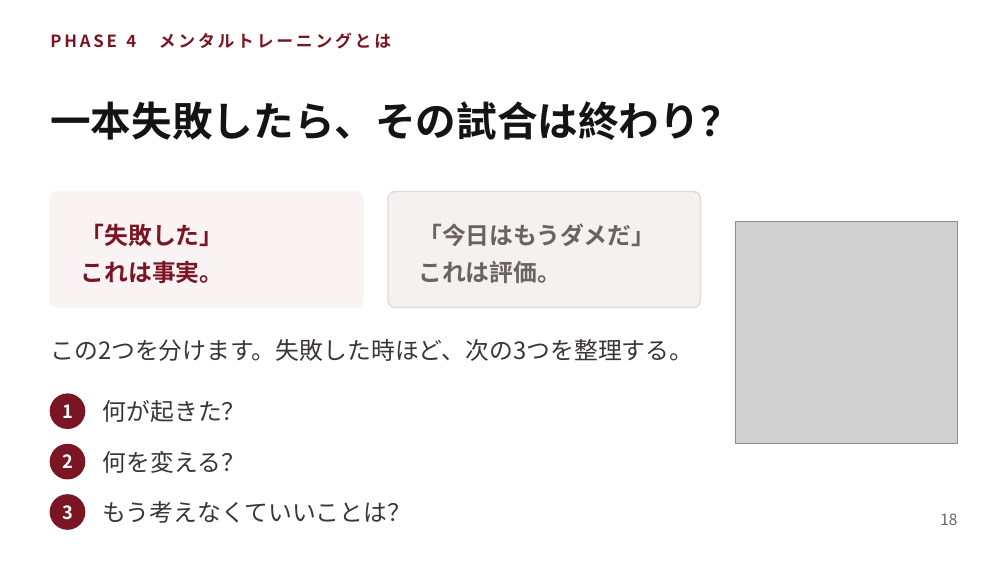
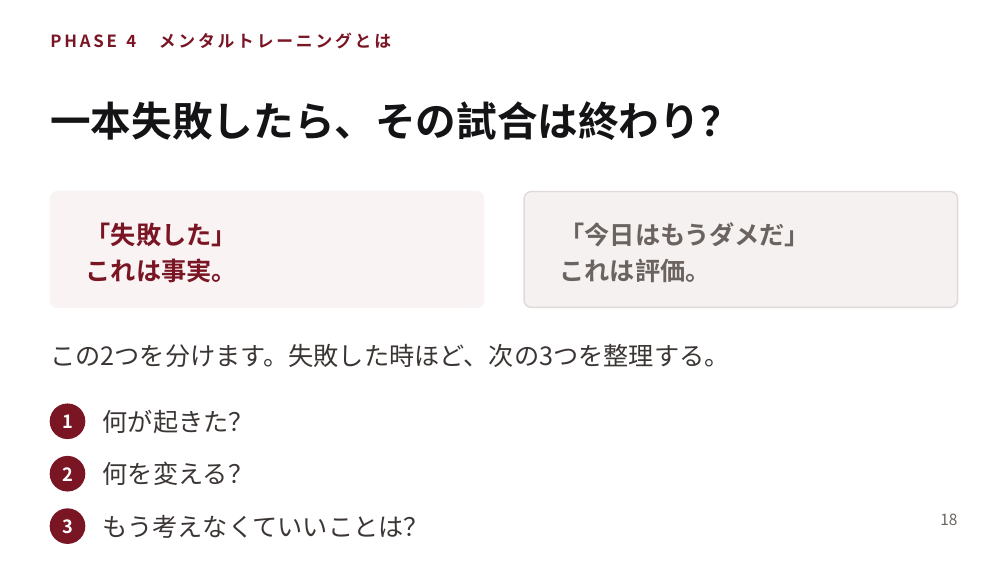
Before and after one commit to shiori0823/shiorin-trainer, a slide deck: slide 18 of deck/consultation-deck.pptx. Drawn at 1008x567 pixels with LibreOffice and Linux fonts; fonts in the diff are those of the drawing; grey boxes stand for pictures. Boxes give left, top, right and bottom in pixels: in the first picture for what was removed or moved away, otherwise in the second. Text is boxed around its words. In the diff, an @@ line names an element or a change of style, - is before the commit and + after.

```diff
--- a/deck/consultation-deck.pptx
+++ b/deck/consultation-deck.pptx
@@ rounded rectangle: place and size @@
-rounded rectangle at [50, 192, 363, 307]
+rounded rectangle at [50, 192, 484, 307]
@@ rounded rectangle: place and size @@
-rounded rectangle at [388, 192, 701, 307]
+rounded rectangle at [524, 192, 958, 307]
@@ size 17 to 18 pt in 6 elements at [86, 222, 237, 283], [50, 343, 729, 367], [103, 410, 254, 433], [103, 461, 253, 485], [103, 515, 429, 538], [559, 222, 809, 282] @@
@@ text "「今日はもうダメだ」": place and size @@
-text "「今日はもうダメだ」" at [418, 223, 655, 283]
+text "「今日はもうダメだ」" at [559, 222, 809, 282]
@@ picture removed at [736, 222, 958, 444] @@
@@ text "何が起きた？": place and size @@
-text "何が起きた？" at [103, 400, 246, 422]
+text "何が起きた？" at [103, 410, 254, 433]
@@ 2 texts, 2 ellipses: place and size @@
-2 texts, 2 ellipses at [50, 394, 85, 479]
+2 texts, 2 ellipses at [50, 404, 85, 491]
@@ text "何を変える？": place and size @@
-text "何を変える？" at [103, 451, 245, 473]
+text "何を変える？" at [103, 461, 253, 485]
@@ text "3": place and size @@
-text "3" at [62, 505, 73, 520]
+text "3" at [62, 519, 73, 534]
@@ ellipse: place and size @@
-ellipse at [50, 495, 85, 529]
+ellipse at [50, 509, 85, 543]
@@ text "もう考えなくていいことは？": place and size @@
-text "もう考えなくていいことは？" at [103, 501, 411, 523]
+text "もう考えなくていいことは？" at [103, 515, 429, 538]
```
Also in this commit, not shown: 22 other slides changed, 4 other files.
